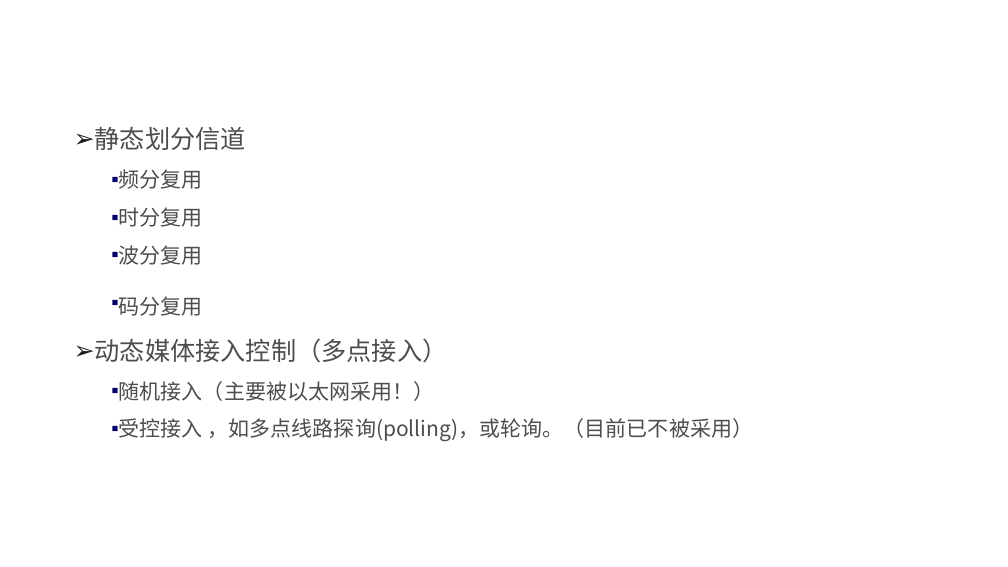
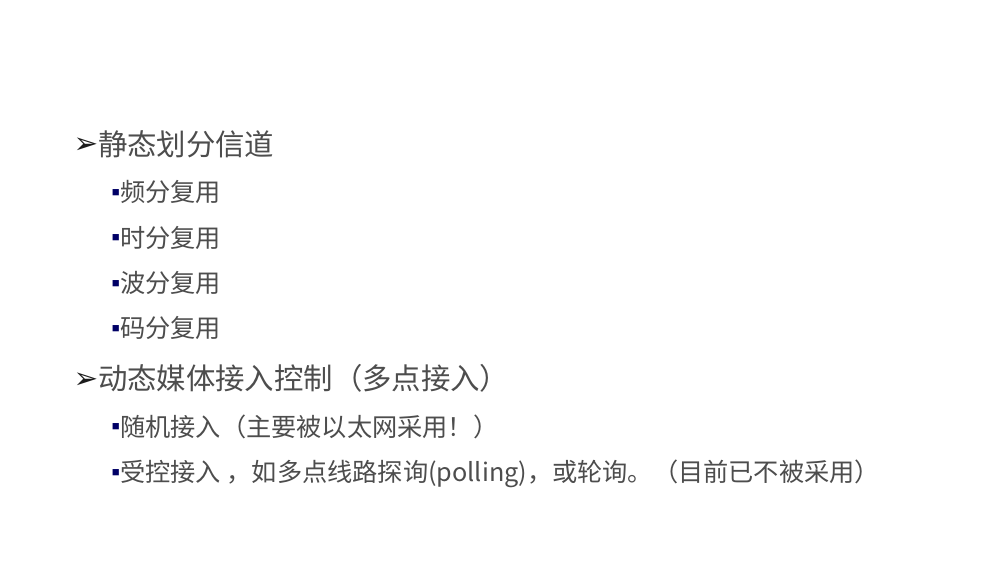
Before and after one commit to edu2act/course-NetWork, a slide deck: slide 37 of materials/slides/ch03 Data Link Layer.pptx. Drawn at 1008x567 pixels with LibreOffice and Linux fonts; fonts in the diff are those of the drawing; background and template pictures are left out. Boxes give left, top, right and bottom in pixels: in the first picture for what was removed or moved away, otherwise in the second. Text is boxed around its words. In the diff, an @@ line names an element or a change of style, - is before the commit and + after.

```diff
--- a/materials/slides/ch03 Data Link Layer.pptx
+++ b/materials/slides/ch03 Data Link Layer.pptx
@@ text "静态划分信道" at (98, 130, 880, 487): size 24 to 28 pt in "静态划分信道", "动态媒体接入控制（多点接入）"; size 20 to 24 pt in "频分复用", "时分复用", "波分复用", "码分复用" and 2 more places @@
```
Also in this commit, not shown: 12 other slides changed.
